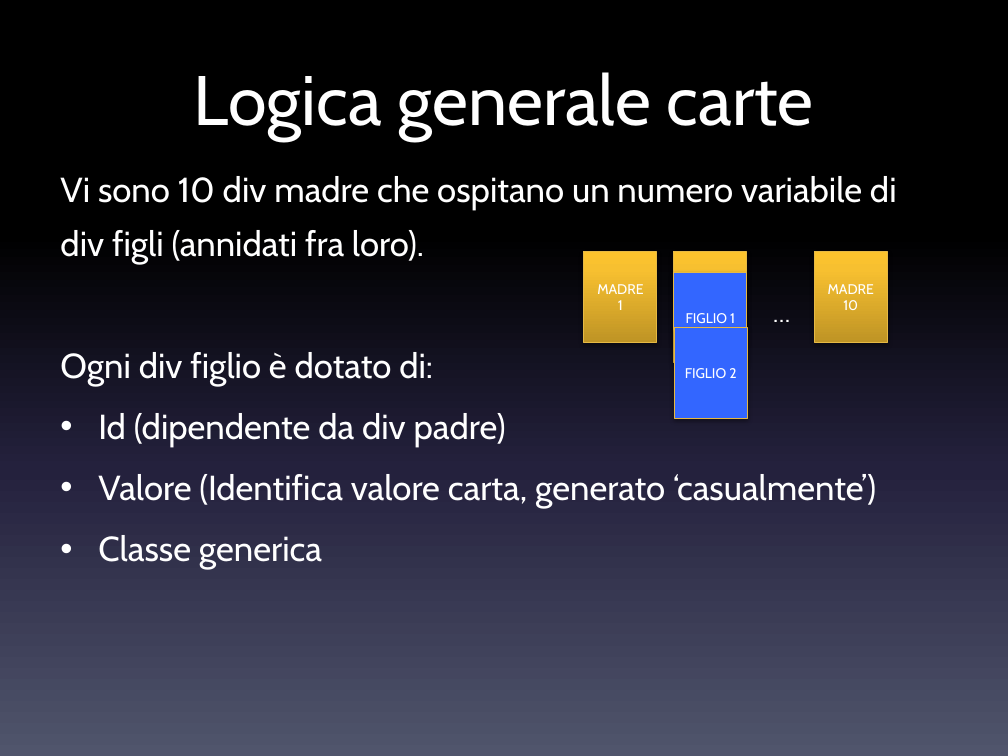
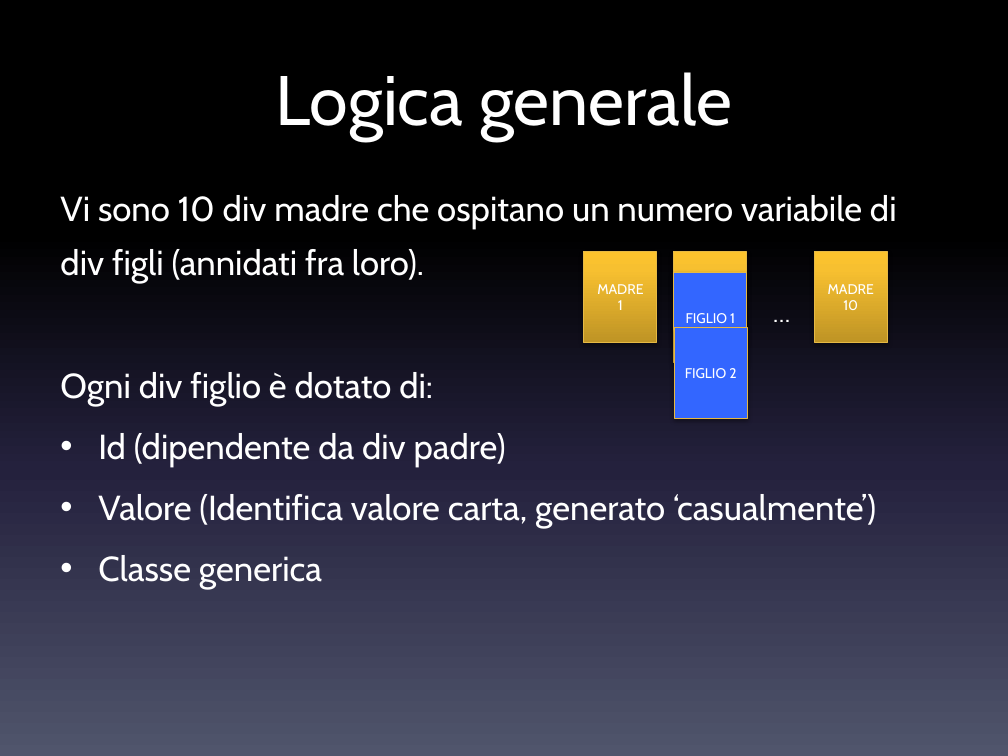
Before and after one commit to danielegenta/ProjectTPSI_Spider, a slide deck: slide 7 of Presentazione_Spider.pptx. Drawn at 1008x756 pixels with LibreOffice and Linux fonts; fonts in the diff are those of the drawing. Boxes give left, top, right and bottom in pixels: in the first picture for what was removed or moved away, otherwise in the second. Text is boxed around its words. In the diff, an @@ line names an element or a change of style, - is before the commit and + after.

```diff
--- a/Presentazione_Spider.pptx
+++ b/Presentazione_Spider.pptx
@@ title at (275, 72, 732, 141): text changed @@
-Logica generale carte
+Logica generale
@@ text "Vi sono 10 div madre ...": place and size @@
-text "Vi sono 10 div madre ..." at (60, 176, 897, 569)
+text "Vi sono 10 div madre ..." at (60, 195, 897, 589)
```
Also in this commit, not shown: 6 other slides changed, 4 slides added, 1 slide removed, 1 other file.
